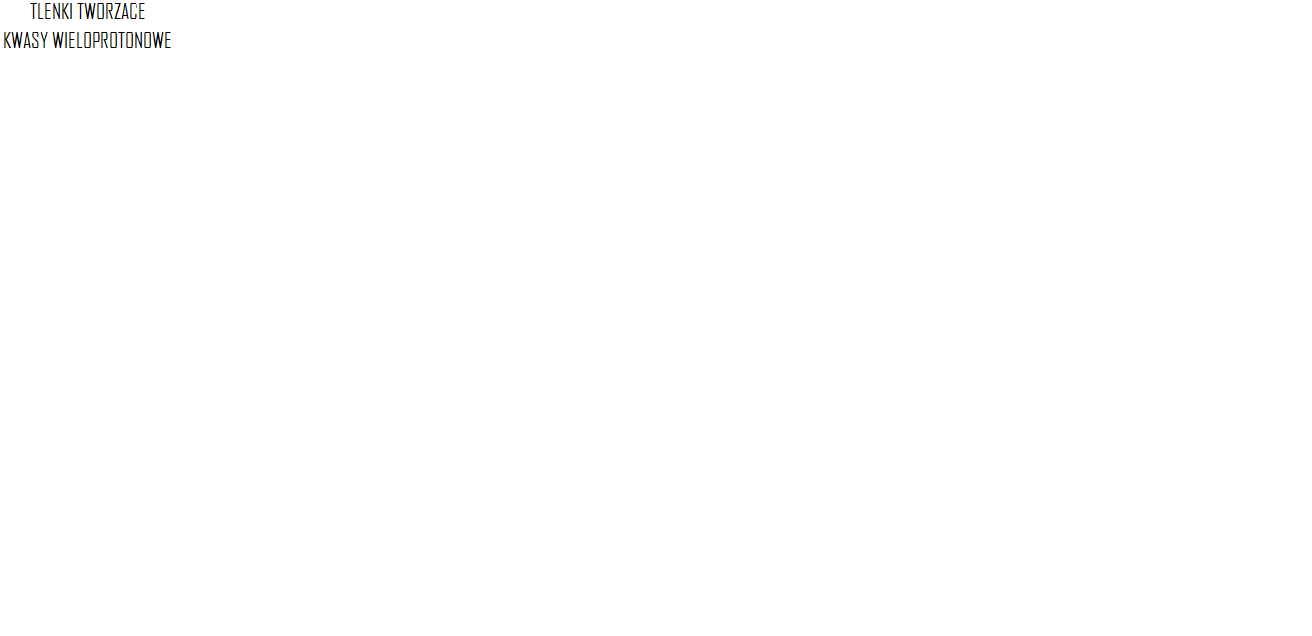
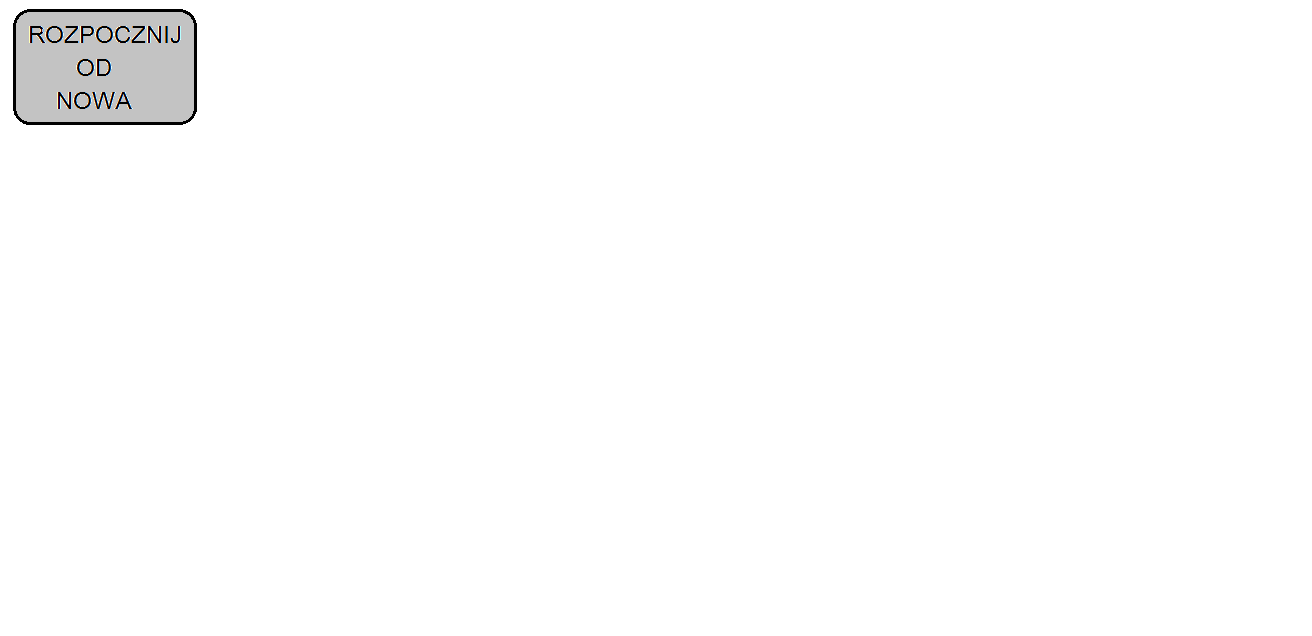
Before/after of a (1312, 636) layered artwork. What changed in the layer stack:
hid "napis4", painted on it over [4, 3, 171, 125]
added layer "nowa gra #1" above "nowa gra" over [13, 9, 197, 125]
